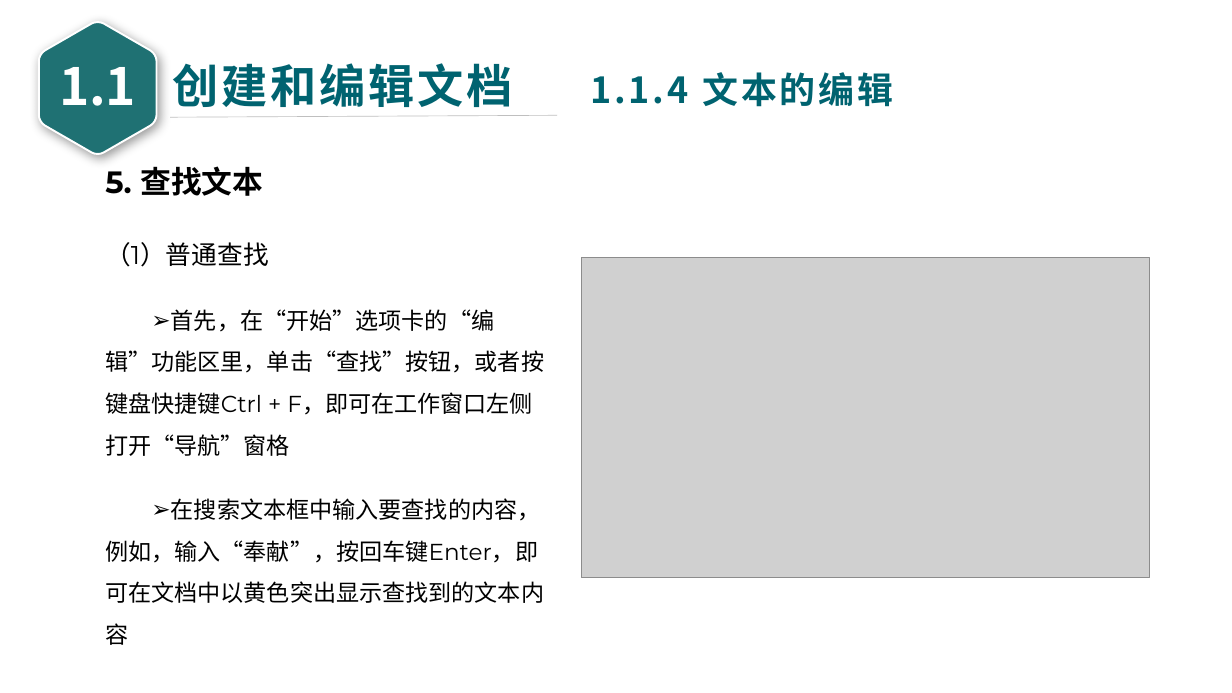
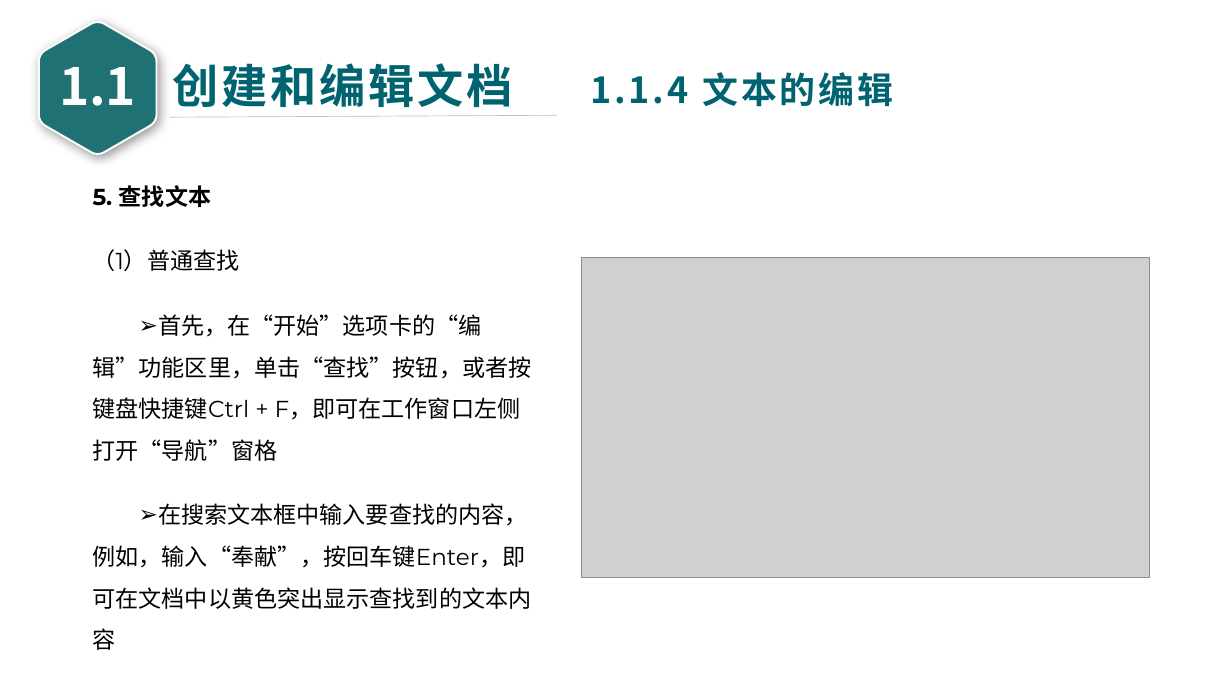
Before and after one commit to glplaman/glplaman.github.io, a slide deck: slide 18 of office/file/wps PPT/第1章 WPS文字文档编辑 - glpla.pptx (slide 19 before the commit). Drawn at 1232x693 pixels with LibreOffice and Linux fonts; fonts in the diff are those of the drawing; grey boxes stand for pictures. Boxes give left, top, right and bottom in pixels: in the first picture for what was removed or moved away, otherwise in the second. Text is boxed around its words. In the diff, an @@ line names an element or a change of style, - is before the commit and + after.

```diff
--- a/office/file/wps PPT/第1章 WPS文字文档编辑 - glpla.pptx
+++ b/office/file/wps PPT/第1章 WPS文字文档编辑 - glpla.pptx
@@ text "5. 查找文本": place and size @@
-text "5. 查找文本" at (105,166,544,645)
+text "5. 查找文本" at (93,185,532,650)
@@ text at (93,185,240,271): size 24 to 18 pt in "5. 查找文本"; size 20 to 18 pt in "（1）普通查找" @@
```
Also in this commit, not shown: 5 other slides changed, 1 slide removed, 16 other files.
